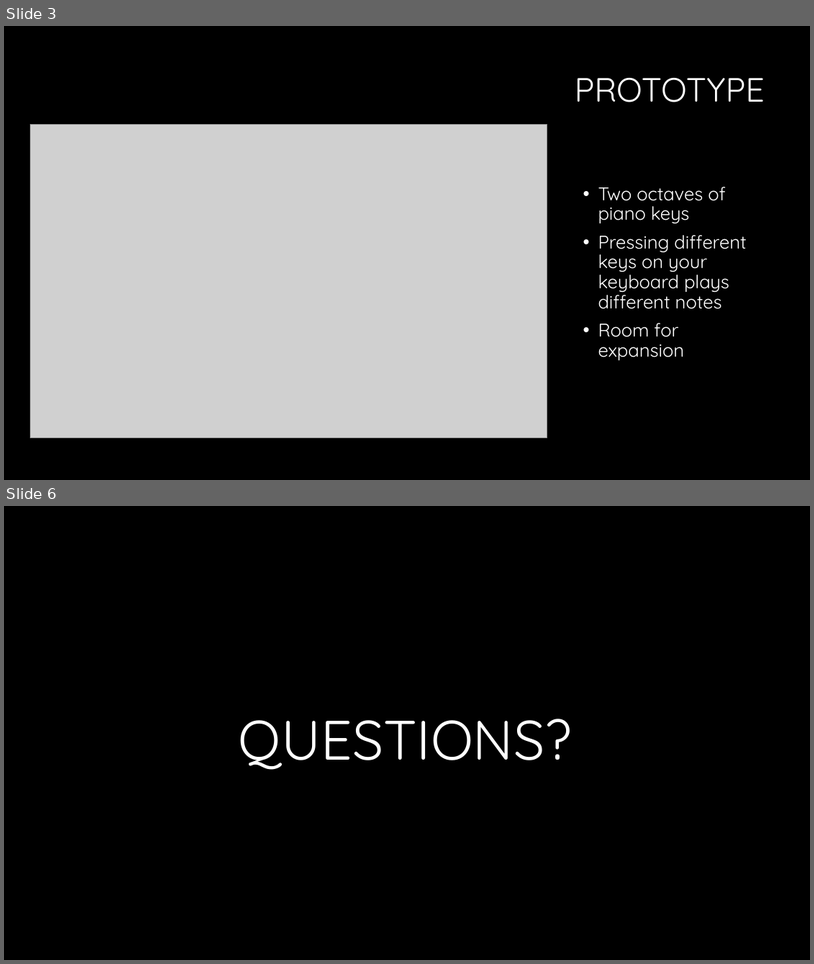
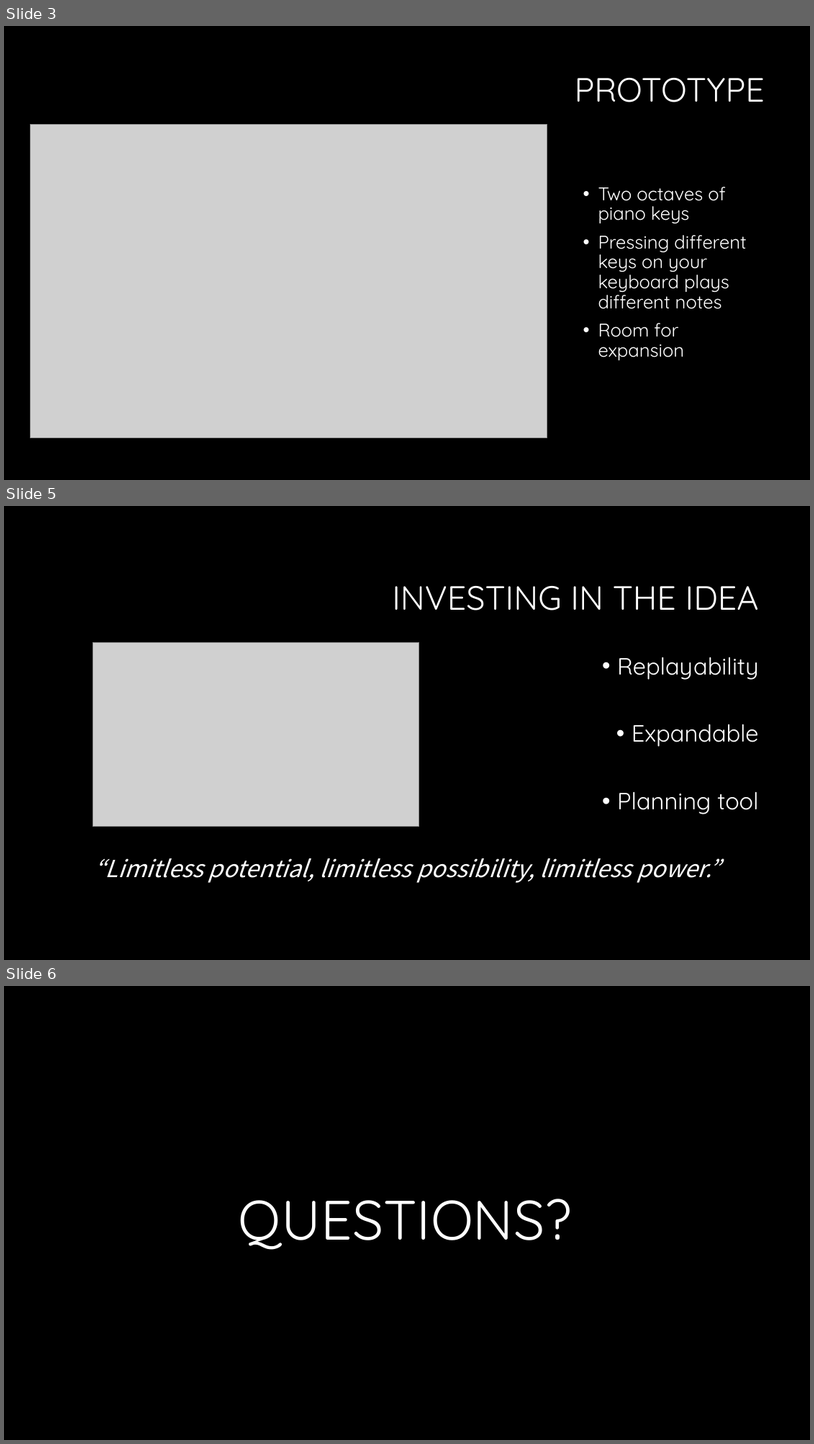
Before and after one commit to ThomasLFranklin/Final-Project, a slide deck: Pitch for Virtual Piano.pptx. Shown one above the other, each under a label of ours: slides 3 and 6 before the commit, slides 3, 5 and 6 after it; the slides between them are not shown. The pictures are 814x964 and 814x1444 pixels, drawn with LibreOffice and Linux fonts; fonts in the diff are those of the drawing; grey boxes stand for pictures; background and template pictures are left out. Boxes give left, top, right and bottom in pixels: in the first picture for what was removed or moved away, otherwise in the second. Text is boxed around its words. In the diff, an @@ line names an element or a change of style, - is before the commit and + after.

```diff
--- a/Pitch for Virtual Piano.pptx
+++ b/Pitch for Virtual Piano.pptx
@@ slide 5 added at box(4, 506, 810, 960), background #000000 @@
@@ title added at box(392, 586, 759, 610), 40 pt, text #FFFFFF @@
+INVESTING IN THE IDEA
@@ picture added at box(93, 642, 419, 826) @@
@@ text added at box(617, 657, 759, 814), 28 pt, text #FFFFFF @@
+• Replayability
+• Expandable
+• Planning tool
@@ text added at box(94, 858, 720, 883), 28 pt, text #FFFFFF, italic @@
+“Limitless potential, limitless possibility, limitless power.”
```
Also in this commit, not shown: 3 slides changed, 1 slide removed.
